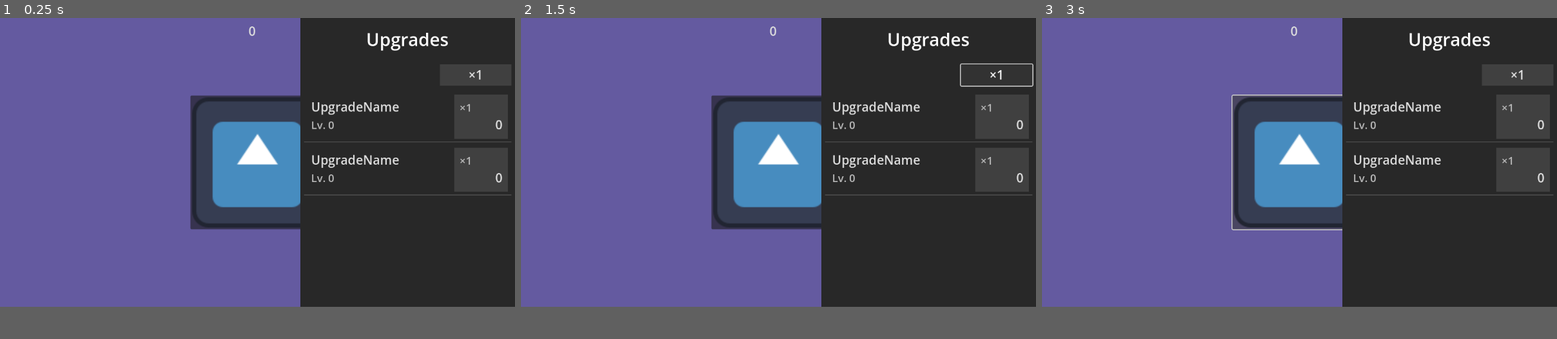
Above: before the commit, frames 1-3 (left to right).
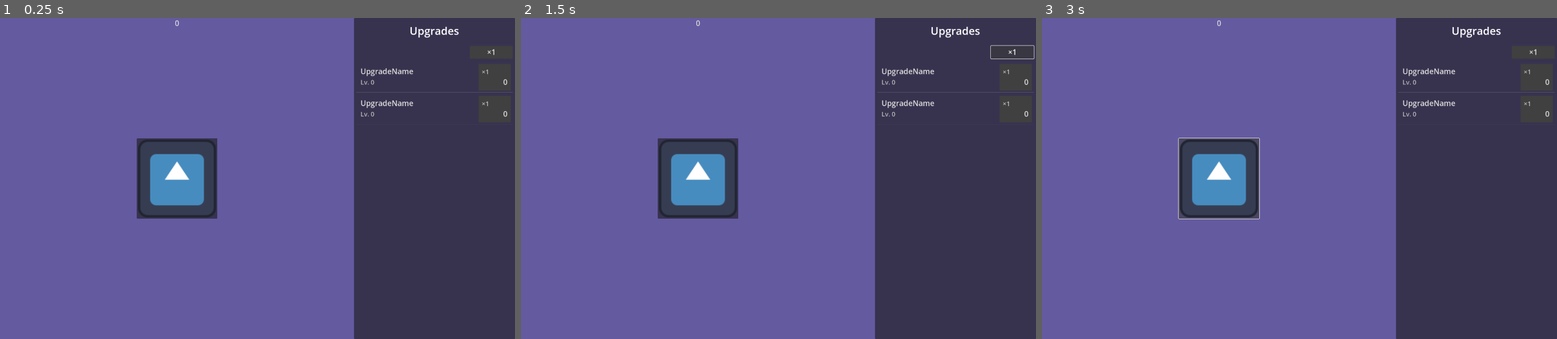
Above: after the commit, the same moments.

Repository: rwajm/godot-clicker
Game: Godot game, scene res://scenes/main.tscn
Same seed, same stepped clock (60 frames per second), same inputs: the game is played once before the commit and once after it. The engine's default icon, where the game draws it, is replaced by a stand-in: a white triangle on a blue panel in a dark square.
Inputs (mouse positions are in pixels of both pictures, inside the frame that each line leads up to; where the layout moved, square brackets give the same spot in the first picture):
- Up to frame 1 (0.25 s): no input
- Up to frame 2 (1.5 s): click (696, 162) [778, 162] at 0.5 s; click "×1" at 1.25 s
- Up to frame 3 (3 s): click (1520, 117) at 2.02 s; click (1217, 162) [1299, 162] at 2.75 s
The window is 799x449 before the commit and 799x499 after it. Grey fills any space a smaller window leaves; there, only what the larger window draws over its background counts as a difference.

The runs differ from the first frame. In frame 1, 47% of the frame differs, in the area x 26-100%, y 0-100%; in frame 2, 48%; in frame 3, 48%.

Commit message:
클리커 화면 수정

Diff:
--- a/project.godot
+++ b/project.godot
@@ -15,6 +15,20 @@
 config/features=PackedStringArray("4.4", "GL Compatibility")
 config/icon="res://icon.svg"
 
+[autoload]
+
+GameData="*res://scripts/game_data.gd"
+EventBus="*res://scripts/event_bus.gd"
+
+[display]
+
+window/size/viewport_width=1920
+window/size/viewport_height=1200
+
+[editor]
+
+version_control/autoload_on_startup=true
+
 [rendering]
 
 renderer/rendering_method="gl_compatibility"
--- a/scenes/main.tscn
+++ b/scenes/main.tscn
@@ -1,10 +1,11 @@
-[gd_scene load_steps=7 format=3 uid="uid://cqxtc6fkyicnd"]
+[gd_scene load_steps=8 format=3 uid="uid://cqxtc6fkyicnd"]
 
 [ext_resource type="PackedScene" uid="uid://bcdj31cplynon" path="res://scenes/clicker_button.tscn" id="1_o5qli"]
 [ext_resource type="Script" uid="uid://dqniknguuup5k" path="res://scripts/main.gd" id="1_tbgi4"]
 [ext_resource type="PackedScene" uid="uid://df1oimf886234" path="res://scenes/upgrade_item.tscn" id="2_0wfyh"]
 [ext_resource type="LabelSettings" uid="uid://b64bdumv2qjo3" path="res://assets/label_settings_title.tres" id="2_sugp2"]
 [ext_resource type="StyleBox" uid="uid://dd2260bp2eese" path="res://assets/style_box_flat_button.tres" id="4_tbgi4"]
+[ext_resource type="StyleBox" uid="uid://cb6vdwcly8a7y" path="res://assets/style_box_flat_panel.tres" id="4_tefeu"]
 
 [sub_resource type="StyleBoxEmpty" id="StyleBoxEmpty_tefeu"]
 content_margin_left = 8.0
@@ -17,16 +18,7 @@
 
 [node name="CanvasLayer" type="CanvasLayer" parent="."]
 
-[node name="UI" type="Control" parent="CanvasLayer"]
-layout_mode = 3
-anchors_preset = 15
-anchor_right = 1.0
-anchor_bottom = 1.0
-grow_horizontal = 2
-grow_vertical = 2
-
-[node name="GameBackground" type="ColorRect" parent="CanvasLayer/UI"]
-layout_mode = 1
+[node name="GameBackground" type="ColorRect" parent="CanvasLayer"]
 anchors_preset = 15
 anchor_right = 1.0
 anchor_bottom = 1.0
@@ -34,63 +26,55 @@
 grow_vertical = 2
 color = Color(0.392157, 0.352941, 0.627451, 1)
 
-[node name="ScoreLabel" type="Label" parent="CanvasLayer/UI"]
-layout_mode = 1
-anchors_preset = 5
-anchor_left = 0.5
-anchor_right = 0.5
-offset_left = -20.0
-offset_top = 10.0
-offset_right = 20.0
-offset_bottom = 87.0
-grow_horizontal = 2
-text = "0"
-label_settings = ExtResource("2_sugp2")
-
-[node name="ClickerControl" type="Control" parent="CanvasLayer/UI"]
-layout_mode = 1
-anchors_preset = 8
-anchor_left = 0.5
-anchor_top = 0.5
-anchor_right = 0.5
-anchor_bottom = 0.5
-grow_horizontal = 2
-grow_vertical = 2
-mouse_filter = 2
-
-[node name="ClickerButton" parent="CanvasLayer/UI/ClickerControl" instance=ExtResource("1_o5qli")]
-layout_mode = 1
-mouse_default_cursor_shape = 2
-action_mode = 0
-
-[node name="UpgradeControl" type="Control" parent="CanvasLayer/UI"]
-layout_mode = 1
-anchor_left = 1.0
-anchor_right = 1.0
-anchor_bottom = 1.0
-offset_left = -480.0
-grow_horizontal = 0
-grow_vertical = 2
-
-[node name="UpgradeBackground" type="ColorRect" parent="CanvasLayer/UI/UpgradeControl"]
-layout_mode = 1
-anchors_preset = -1
-anchor_right = 1.0
-anchor_bottom = 1.0
-grow_horizontal = 2
-grow_vertical = 2
-color = Color(0.156863, 0.156863, 0.156863, 1)
-
-[node name="UpgradeVbox" type="VBoxContainer" parent="CanvasLayer/UI/UpgradeControl"]
-layout_mode = 1
+[node name="SplitContainer" type="SplitContainer" parent="CanvasLayer"]
 anchors_preset = 15
 anchor_right = 1.0
 anchor_bottom = 1.0
 grow_horizontal = 2
 grow_vertical = 2
+size_flags_horizontal = 3
+size_flags_vertical = 3
+collapsed = true
+dragging_enabled = false
+dragger_visibility = 2
+
+[node name="ClickerControl" type="Control" parent="CanvasLayer/SplitContainer"]
+custom_minimum_size = Vector2(600, 0)
+layout_mode = 2
+size_flags_horizontal = 3
+mouse_filter = 2
+
+[node name="ScoreLabel" type="Label" parent="CanvasLayer/SplitContainer/ClickerControl"]
+layout_mode = 1
+anchors_preset = 5
+anchor_left = 0.5
+anchor_right = 0.5
+offset_left = -8.0
+offset_right = 8.0
+offset_bottom = 39.0
+grow_horizontal = 2
+text = "0"
+label_settings = ExtResource("2_sugp2")
+
+[node name="ClickerButton" parent="CanvasLayer/SplitContainer/ClickerControl" instance=ExtResource("1_o5qli")]
+layout_mode = 1
+mouse_default_cursor_shape = 2
+action_mode = 0
+
+[node name="UpgradePanel" type="Panel" parent="CanvasLayer/SplitContainer"]
+custom_minimum_size = Vector2(600, 0)
+layout_mode = 2
+theme_override_styles/panel = ExtResource("4_tefeu")
+
+[node name="UpgradeVbox" type="VBoxContainer" parent="CanvasLayer/SplitContainer/UpgradePanel"]
+layout_mode = 2
+offset_right = 600.0
+offset_bottom = 1200.0
+grow_horizontal = 2
+grow_vertical = 2
 theme_override_constants/separation = 8
 
-[node name="UpgradeTitle" type="Label" parent="CanvasLayer/UI/UpgradeControl/UpgradeVbox"]
+[node name="UpgradeTitle" type="Label" parent="CanvasLayer/SplitContainer/UpgradePanel/UpgradeVbox"]
 custom_minimum_size = Vector2(0, 96)
 layout_mode = 2
 size_flags_vertical = 1
@@ -99,16 +83,16 @@
 horizontal_alignment = 1
 vertical_alignment = 1
 
-[node name="UpgradePanelContainer" type="PanelContainer" parent="CanvasLayer/UI/UpgradeControl/UpgradeVbox"]
+[node name="UpgradePanelContainer" type="PanelContainer" parent="CanvasLayer/SplitContainer/UpgradePanel/UpgradeVbox"]
 layout_mode = 2
 size_flags_vertical = 3
 theme_override_styles/panel = SubResource("StyleBoxEmpty_tefeu")
 
-[node name="VBoxContainer" type="VBoxContainer" parent="CanvasLayer/UI/UpgradeControl/UpgradeVbox/UpgradePanelContainer"]
+[node name="VBoxContainer" type="VBoxContainer" parent="CanvasLayer/SplitContainer/UpgradePanel/UpgradeVbox/UpgradePanelContainer"]
 layout_mode = 2
 theme_override_constants/separation = 12
 
-[node name="QuantitySelectorButton" type="Button" parent="CanvasLayer/UI/UpgradeControl/UpgradeVbox/UpgradePanelContainer/VBoxContainer"]
+[node name="QuantitySelectorButton" type="Button" parent="CanvasLayer/SplitContainer/UpgradePanel/UpgradeVbox/UpgradePanelContainer/VBoxContainer"]
 custom_minimum_size = Vector2(160, 48)
 layout_mode = 2
 size_flags_horizontal = 8
@@ -116,18 +100,19 @@
 theme_override_styles/normal = ExtResource("4_tbgi4")
 text = "×1"
 
-[node name="ScrollContainer" type="ScrollContainer" parent="CanvasLayer/UI/UpgradeControl/UpgradeVbox/UpgradePanelContainer/VBoxContainer"]
+[node name="ScrollContainer" type="ScrollContainer" parent="CanvasLayer/SplitContainer/UpgradePanel/UpgradeVbox/UpgradePanelContainer/VBoxContainer"]
 layout_mode = 2
 size_flags_vertical = 3
 
-[node name="VBoxContainer" type="VBoxContainer" parent="CanvasLayer/UI/UpgradeControl/UpgradeVbox/UpgradePanelContainer/VBoxContainer/ScrollContainer"]
+[node name="VBoxContainer" type="VBoxContainer" parent="CanvasLayer/SplitContainer/UpgradePanel/UpgradeVbox/UpgradePanelContainer/VBoxContainer/ScrollContainer"]
 layout_mode = 2
 size_flags_horizontal = 3
+mouse_filter = 2
 
-[node name="AutoClickItem" parent="CanvasLayer/UI/UpgradeControl/UpgradeVbox/UpgradePanelContainer/VBoxContainer/ScrollContainer/VBoxContainer" instance=ExtResource("2_0wfyh")]
+[node name="AutoClickItem" parent="CanvasLayer/SplitContainer/UpgradePanel/UpgradeVbox/UpgradePanelContainer/VBoxContainer/ScrollContainer/VBoxContainer" instance=ExtResource("2_0wfyh")]
 layout_mode = 2
 script = null
 
-[node name="ClickPowerItem" parent="CanvasLayer/UI/UpgradeControl/UpgradeVbox/UpgradePanelContainer/VBoxContainer/ScrollContainer/VBoxContainer" instance=ExtResource("2_0wfyh")]
+[node name="ClickPowerItem" parent="CanvasLayer/SplitContainer/UpgradePanel/UpgradeVbox/UpgradePanelContainer/VBoxContainer/ScrollContainer/VBoxContainer" instance=ExtResource("2_0wfyh")]
 layout_mode = 2
 script = null
--- a/scenes/upgrade_item.tscn
+++ b/scenes/upgrade_item.tscn
@@ -58,6 +58,7 @@
 anchor_bottom = 1.0
 grow_horizontal = 2
 grow_vertical = 2
+mouse_filter = 1
 theme_override_styles/panel = SubResource("StyleBoxEmpty_n2pwb")
 
 [node name="HBoxContainer" type="HBoxContainer" parent="HBoxContainer/UpgradeButton/PanelContainer"]
Not shown, changed: .gitignore
